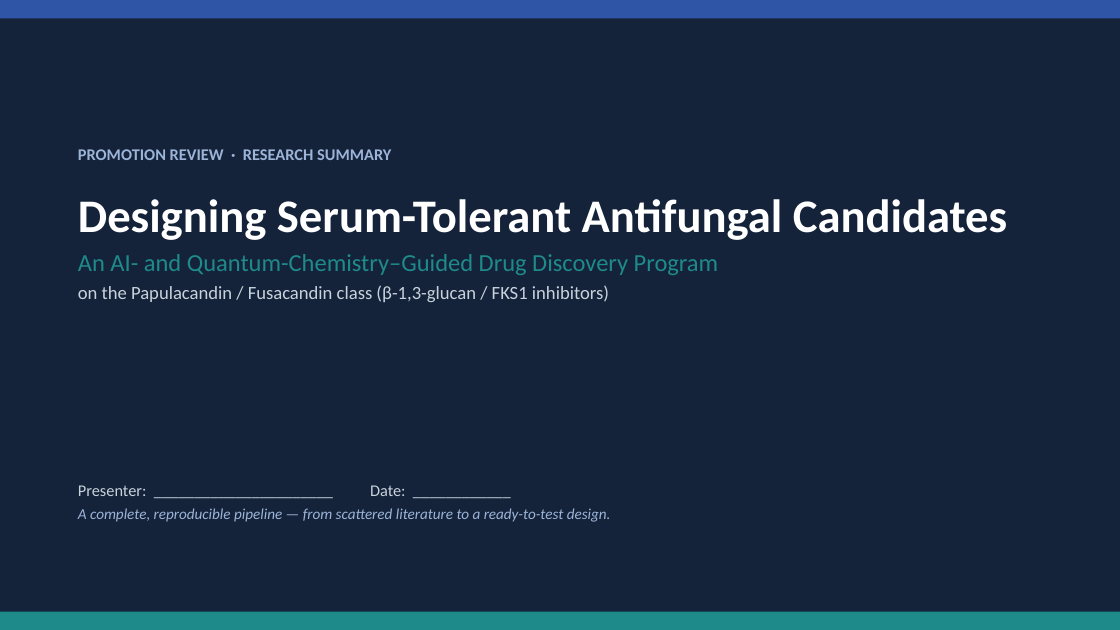
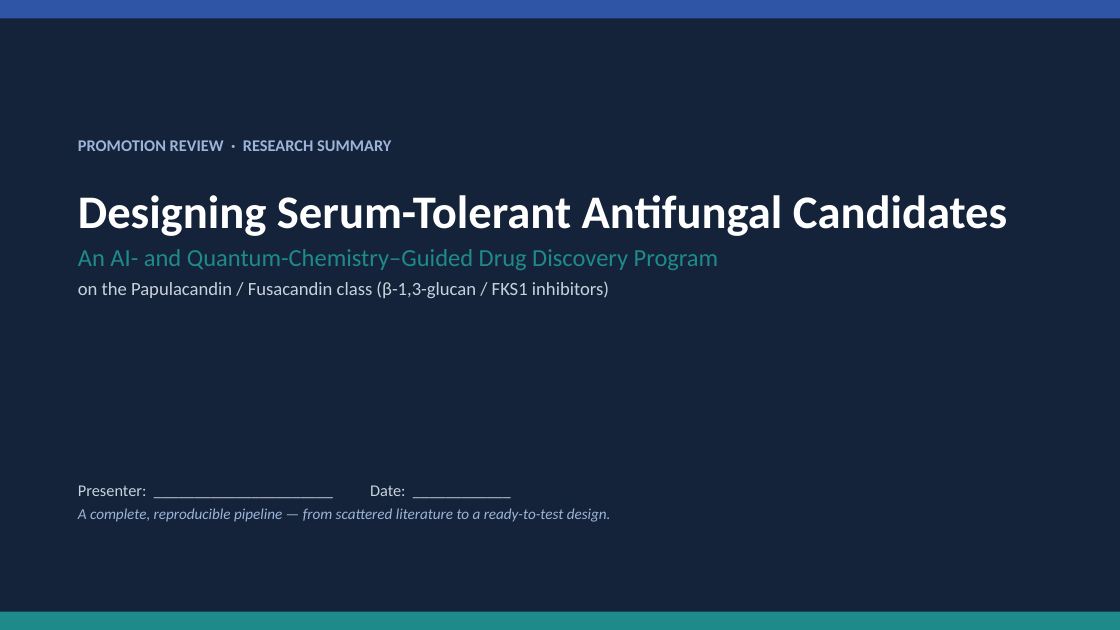
Before and after one commit to MrElss/Papulacandin, a slide deck: slide 1 of analysis/outputs/Papulacandin_promotion_report.pptx. Drawn at 1120x630 pixels with LibreOffice and Linux fonts; fonts in the diff are those of the drawing. Boxes give left, top, right and bottom in pixels: in the first picture for what was removed or moved away, otherwise in the second. Text is boxed around its words. In the diff, an @@ line names an element or a change of style, - is before the commit and + after.

```diff
--- a/analysis/outputs/Papulacandin_promotion_report.pptx
+++ b/analysis/outputs/Papulacandin_promotion_report.pptx
@@ text "PROMOTION REVIEW · RESEARCH SUMMARY" moved from (x1=78, y1=149, x2=391, y2=160) to (x1=78, y1=140, x2=391, y2=151) @@
@@ text "Designing Serum-Tolerant Antifungal Candidates" moved from (x1=78, y1=199, x2=1007, y2=302) to (x1=78, y1=195, x2=1007, y2=298) @@
```
Also in this commit, not shown: 8 other slides changed, 4 slides added, 2 slides removed, 9 other files.
